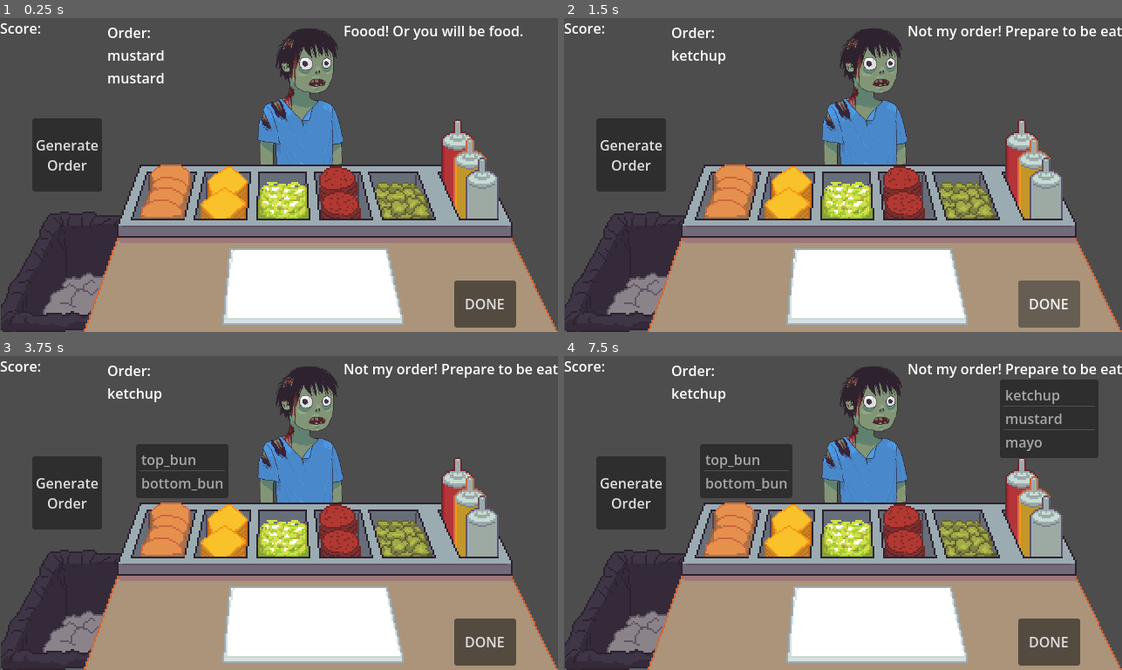
Above: before the commit, frames 1-4 (two rows, left to right).
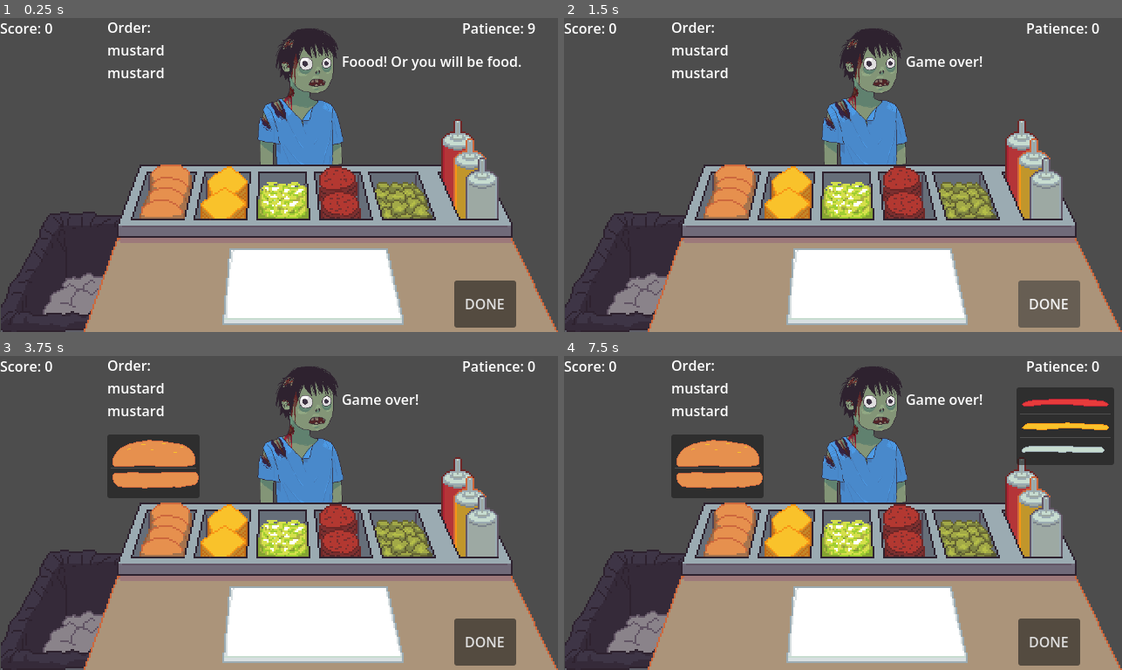
Above: after the commit, the same moments.

Repository: sanghunjlee/gameoff-2026
Game: Godot game, scene res://game/scenes/main.tscn
The game is run twice, just before and just after one commit, with the same random seed, the same clock (stepped at 60 frames per second) and the same inputs.
Inputs (mouse positions are in pixels of both pictures, inside the frame that each line leads up to):
- Up to frame 1 (0.25 s): no input
- Up to frame 2 (1.5 s): click (630, 156) at 0.5 s, where only the run before the commit has a clickable "Generate Order"; click "DONE" at 1.25 s
- Up to frame 3 (3.75 s): click "DONE" at 2 s; click (66, 610) at 2.75 s; click (167, 528) at 3.5 s
- Up to frame 4 (7.5 s): click (787, 531) at 4.25 s; click (848, 538) at 5 s; click (904, 531) at 5.75 s; click (965, 538) at 6.5 s; click (1032, 506) at 7.25 s

The runs differ from the first frame. In frame 1, 4.6% of the frame differs, in the area x 5-96%, y 1-56%; in frame 2, 4.4%; in frame 3, 7.9%; in frame 4, 11%, in the area x 5-100%, y 1-56%.

Commit message:
Patience and Toggle Icons
+ added ingredients to the buns and condiments toggles
+ added a basic patience system
- deleted old unused zombie files

Diff:
--- a/game/scenes/main.gd
+++ b/game/scenes/main.gd
@@ -3,6 +3,7 @@
 signal pick_up_item(item)
 signal new_customer
 signal order_completed(order)
+signal patience_changed
 
 var held_item: String = ""
 var burger_items: Array = []
@@ -15,22 +16,30 @@
 @onready var zombie_dialogue: Label = %ZombieDialogue
 @onready var order_label: Label = %OrderLabel
 @onready var score_label: Label = %ScoreLabel
+@onready var patience_label: Label = %PatienceLabel
 
 # Called when the node enters the scene tree for the first time.
 func _ready() -> void:
     pick_up_item.connect(_on_pick_up_item)
     new_customer.connect(_on_new_customer)
     order_completed.connect(_on_order_completed)
-    new_customer.connect(_on_new_customer)
 
     buns_list.visible = false
     condiments_list.visible = false
     order_label.visible = false
     new_customer.emit()
 
+    zombie_dialogue.text = "Foood! Or you will be food."
+
 # Called every frame. 'delta' is the elapsed time since the previous frame.
 func _process(delta: float) -> void:
-    pass
+    score_label.text = "Score: %d" % Global.score
+
+    if Global.patience >= 0:
+        Global.decrease_patience(1)
+        patience_label.text = "Patience: %d" % (Global.patience / 100)
+    else:
+        zombie_dialogue.text = "Game over!"
 
 # Called when an item is picked up
 func _on_pick_up_item(item: String) -> void:
@@ -39,9 +48,10 @@
 
 # Currently in used
 func _on_new_customer() -> void:
-    zombie_dialogue.text = "Foood! Or you will be food."
+    # zombie_dialogue.text = "Foood! Or you will be food."
     current_order = generate_order()
     show_order()
+    Global.reset_patience()
 
 # Functions to handle burger assembly
 
@@ -60,7 +70,8 @@
         zombie_dialogue.text = "Yum! Safe for now."
         order_completed.emit(burger_items)
     else:
-        zombie_dialogue.text = "Not my order! Prepare to be eaten!"
+        print("Incorrect order. Expected: ", current_order)
+        Global.patience = 0
     burger_items.clear()
 
 # Called when the burger is thrown in the trash
@@ -76,19 +87,17 @@
     print("Order completed: ", order)
     var points: int = order.size() * 10
     Global.add_score(points)
-    score_label.text = "Score: %d" % Global.score
-    # zombie.visible = false
-    # zombie_dialogue.visible = false
     new_customer.emit()
 
 # Placeholder for generating a new order
 # Ideally, this would be automatically generated when a new customer arrives and not via clicking a button
 func _on_generate_order_button_pressed() -> void:
-    zombie.visible = true
-    zombie_dialogue.visible = true
-    zombie_dialogue.text = "Foood! Or you will be food."
-    current_order = generate_order()
-    show_order()
+    #zombie.visible = true
+    #zombie_dialogue.visible = true
+    #zombie_dialogue.text = "Foood! Or you will be food."
+    #current_order = generate_order()
+    #show_order()
+    Global.decrease_patience(10)
 
 # Helper function to generate a random order for the customer
 func generate_order() -> Array:
@@ -142,3 +151,6 @@
     selected_item = condiments_list.get_item_text(index)
     pick_up_item.emit(selected_item)
     condiments_list.visible = false
+
+
+# Functions to handle patience and score updates
--- a/game/scenes/main.tscn
+++ b/game/scenes/main.tscn
@@ -7,11 +7,16 @@
 [ext_resource type="Texture2D" uid="uid://b6l8yehfh0lrs" path="res://game/assets/assembly-station/trashbin.png" id="4_l3qal"]
 [ext_resource type="Texture2D" uid="uid://d2o32ek5u8584" path="res://game/assets/assembly-station/buns.png" id="5_l3qal"]
 [ext_resource type="Texture2D" uid="uid://cd086d6sb4kf3" path="res://game/assets/assembly-station/cheese.png" id="7_12hk3"]
+[ext_resource type="Texture2D" uid="uid://568fdjk4ulla" path="res://game/assets/burger-drawings/bun-top.png" id="7_aju45"]
 [ext_resource type="Texture2D" uid="uid://daslowtee3f08" path="res://game/assets/assembly-station/lettuce.png" id="8_3v7cf"]
+[ext_resource type="Texture2D" uid="uid://d02ss46fvbo0j" path="res://game/assets/burger-drawings/bun-bottom.png" id="8_q1x0e"]
 [ext_resource type="Texture2D" uid="uid://n82me52fpe7u" path="res://game/assets/assembly-station/patties.png" id="9_r75lq"]
 [ext_resource type="Texture2D" uid="uid://d2fa5oxnncqet" path="res://game/assets/assembly-station/pickles.png" id="10_cxktm"]
 [ext_resource type="Texture2D" uid="uid://unnb0aux0arp" path="res://game/assets/assembly-station/condiments.png" id="11_j51q3"]
 [ext_resource type="Texture2D" uid="uid://575020sirlas" path="res://game/assets/assembly-station/board.png" id="12_6mtf4"]
+[ext_resource type="Texture2D" uid="uid://8xdt2dlr8eam" path="res://game/assets/burger-drawings/ketchup.png" id="12_r75lq"]
+[ext_resource type="Texture2D" uid="uid://ce1x4ewocd3j3" path="res://game/assets/burger-drawings/mustard.png" id="13_cxktm"]
+[ext_resource type="Texture2D" uid="uid://dqs5uqlgxbaj" path="res://game/assets/burger-drawings/maayo.png" id="14_aju45"]
 
 [node name="Main" type="Control" unique_id=1877319954]
 layout_mode = 3
@@ -39,19 +44,18 @@
 [node name="ZombieDialogue" type="Label" parent="MarginContainer/Zombie" unique_id=517190413]
 unique_name_in_owner = true
 layout_mode = 0
-offset_left = 121.0
-offset_top = 4.0
-offset_right = 161.0
-offset_bottom = 27.0
+offset_left = 119.0
+offset_top = 39.0
+offset_right = 174.0
+offset_bottom = 62.0
 text = "Blargh."
 
 [node name="OrderLabel" type="Label" parent="MarginContainer/Zombie" unique_id=993228662]
 unique_name_in_owner = true
 layout_mode = 0
 offset_left = -150.0
-offset_top = 6.0
-offset_right = -110.0
-offset_bottom = 29.0
+offset_right = -100.0
+offset_bottom = 23.0
 text = "Order:"
 
 [node name="Container" type="MarginContainer" parent="." unique_id=1907675907]
@@ -98,19 +102,23 @@
 
 [node name="MarginContainer" type="MarginContainer" parent="AssemblyStationContainer/TextureRect/BunsButton" unique_id=464252938]
 layout_mode = 0
-offset_top = -63.0
-offset_right = 106.0
+offset_left = -33.0
+offset_top = -74.0
+offset_right = 73.0
 offset_bottom = -1.0
 
 [node name="BunList" type="ItemList" parent="AssemblyStationContainer/TextureRect/BunsButton/MarginContainer" unique_id=1506389091]
 unique_name_in_owner = true
+visible = false
 layout_mode = 2
 allow_reselect = true
 allow_search = false
 max_text_lines = 2
 item_count = 2
 item_0/text = "top_bun"
+item_0/icon = ExtResource("7_aju45")
 item_1/text = "bottom_bun"
+item_1/icon = ExtResource("8_q1x0e")
 
 [node name="CheeseButton" type="Button" parent="AssemblyStationContainer/TextureRect" unique_id=1485994082]
 layout_mode = 0
@@ -159,18 +167,22 @@
 
 [node name="CondimentsList" type="ItemList" parent="AssemblyStationContainer/TextureRect/CondimentsButton" unique_id=1364432087]
 unique_name_in_owner = true
+visible = false
 layout_mode = 1
 anchors_preset = -1
 anchor_top = 0.192
 anchor_bottom = 0.192
-offset_left = -2.0
-offset_top = -108.736
-offset_right = 111.0
-offset_bottom = -18.736
+offset_left = 17.0
+offset_top = -99.423996
+offset_right = 129.0
+offset_bottom = -10.424
 item_count = 3
 item_0/text = "ketchup"
+item_0/icon = ExtResource("12_r75lq")
 item_1/text = "mustard"
+item_1/icon = ExtResource("13_cxktm")
 item_2/text = "mayo"
+item_2/icon = ExtResource("14_aju45")
 
 [node name="WrapButton" type="Button" parent="." unique_id=1692138468]
 layout_mode = 0
@@ -190,6 +202,7 @@
 text = "DONE"
 
 [node name="GenerateOrderButton" type="Button" parent="." unique_id=1911785388]
+visible = false
 layout_mode = 0
 offset_left = 37.0
 offset_top = 115.0
@@ -204,6 +217,14 @@
 offset_right = 40.0
 offset_bottom = 23.0
 text = "Score:"
+
+[node name="PatienceLabel" type="Label" parent="." unique_id=1102615332]
+unique_name_in_owner = true
+layout_mode = 0
+offset_left = 530.0
+offset_right = 601.0
+offset_bottom = 23.0
+text = "Patience:"
 
 [connection signal="pressed" from="TrashContainer/TrashButton" to="." method="_on_trash_button_pressed"]
 [connection signal="pressed" from="AssemblyStationContainer/TextureRect/BunsButton" to="." method="_on_buns_button_pressed"]
--- a/game/scripts/global.gd
+++ b/game/scripts/global.gd
@@ -1,6 +1,9 @@
 extends Node
 
+var default_patience: int = 1000
+
 var score: int = 0
+var patience: int = 0
 
 # Called when the node enters the scene tree for the first time.
 func _ready() -> void:
@@ -15,3 +18,14 @@
 func add_score(points: int) -> void:
     score += points
     print("Score updated. Current score: %d" % score)
+
+func decrease_patience(amount: int) -> void:
+    patience -= amount
+    # print("Patience decreased. Current patience: %d" % patience)
+
+func reset_patience() -> void:
+    patience = default_patience
+
+func reset_game() -> void:
+    score = 0
+    reset_patience()
Binary file removed: game/assets/zombie_1-Sheet-sheet.png
Not shown, removed: game/assets/zombie_1-Sheet-sheet.png.import
Binary file removed: game/assets/zombie_1.png
Not shown, removed: game/assets/zombie_1.png.import
Binary file removed: game/assets/zombie_2.png
Not shown, removed: game/assets/zombie_2.png.import
